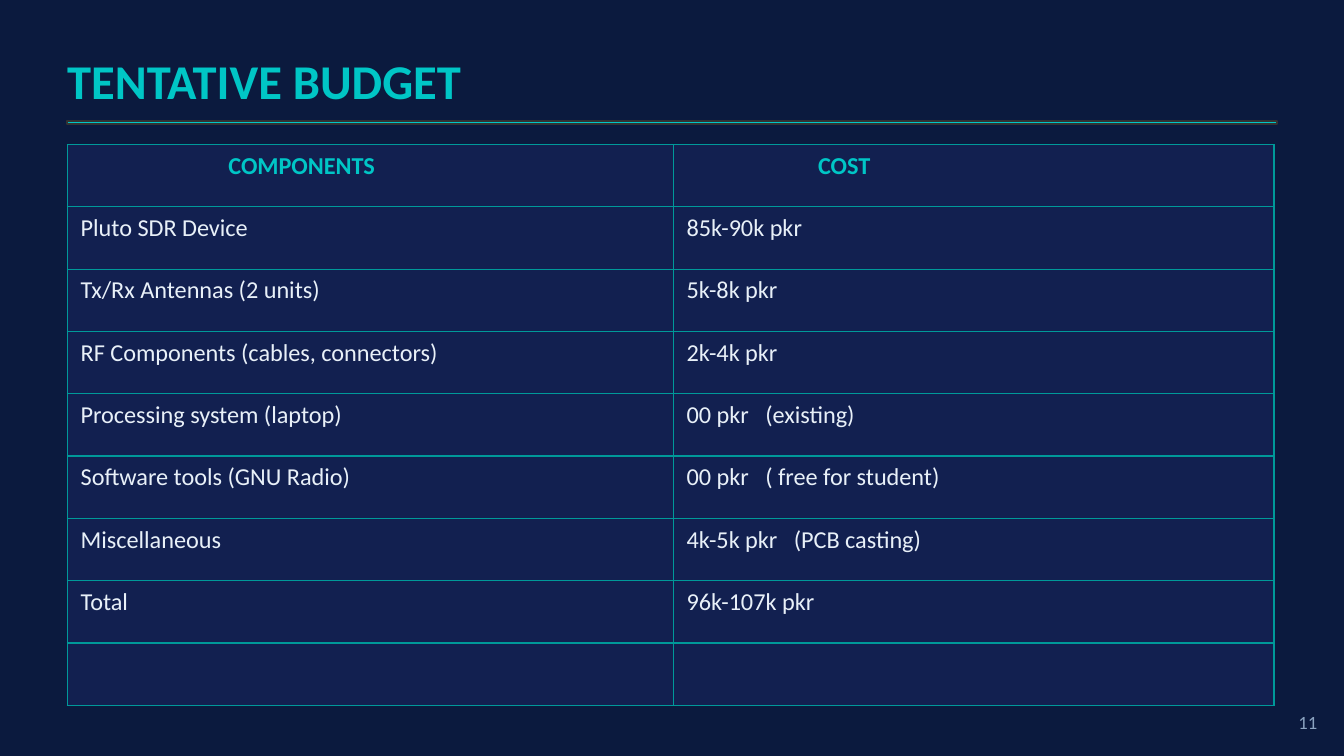
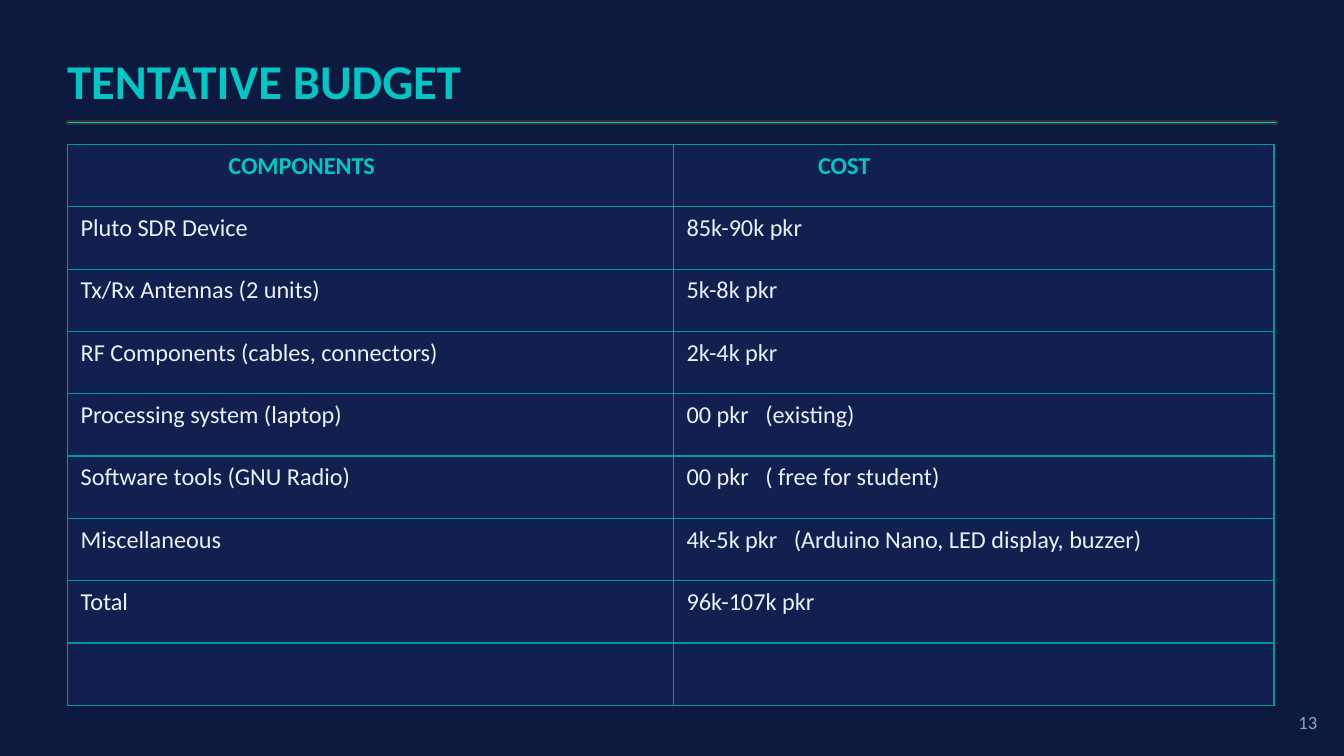
Before and after one commit to dani1560/SDR_Doppler_Radar_Pluto, a slide deck: slide 14 of docs/SDR_Doppler_Radar_CDRB.pptx khan.pptx (slide 12 before the commit). Drawn at 1344x756 pixels with LibreOffice and Linux fonts; fonts in the diff are those of the drawing. Boxes give left, top, right and bottom in pixels: in the first picture for what was removed or moved away, otherwise in the second. Text is boxed around its words. In the diff, an @@ line names an element or a change of style, - is before the commit and + after.

```diff
--- a/docs/SDR_Doppler_Radar_CDRB.pptx khan.pptx
+++ b/docs/SDR_Doppler_Radar_CDRB.pptx khan.pptx
@@ table at (67,144,1274,704) @@
-row 7, column 2: 4k-5k pkr (PCB casting)
+row 7, column 2: 4k-5k pkr (Arduino Nano, LED display, buzzer)
@@ text at (1298,717,1317,729): text changed @@
-11
+13
```
Also in this commit, not shown: 8 other slides changed, 2 slides added, 6 other files.
